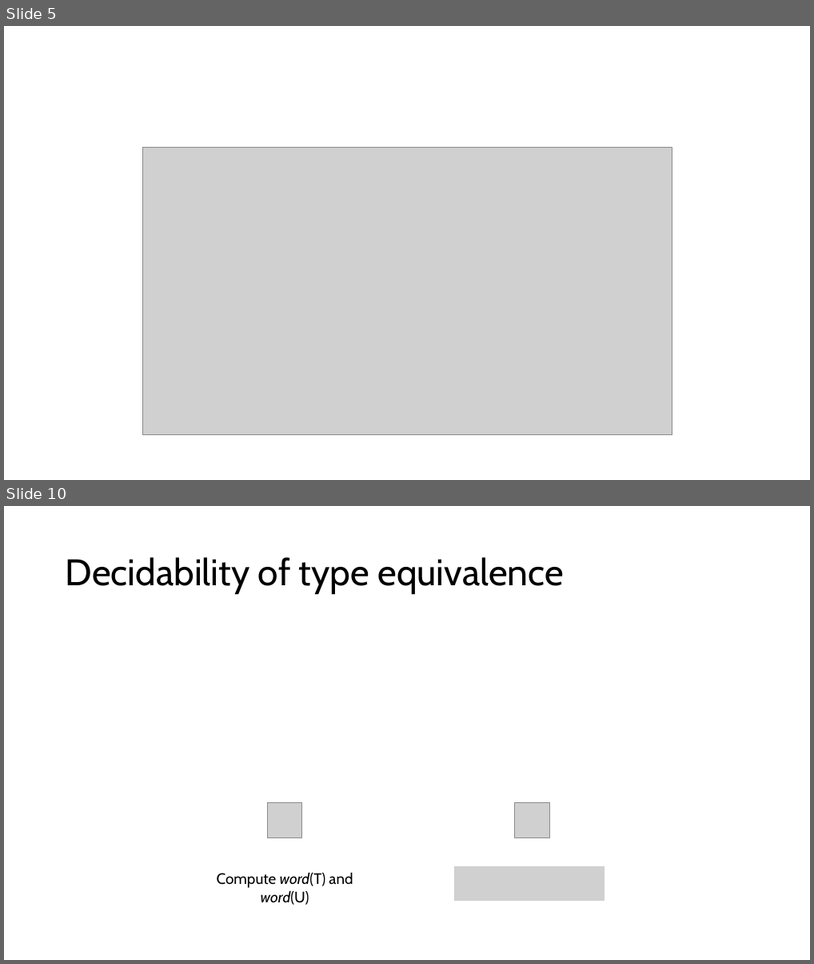
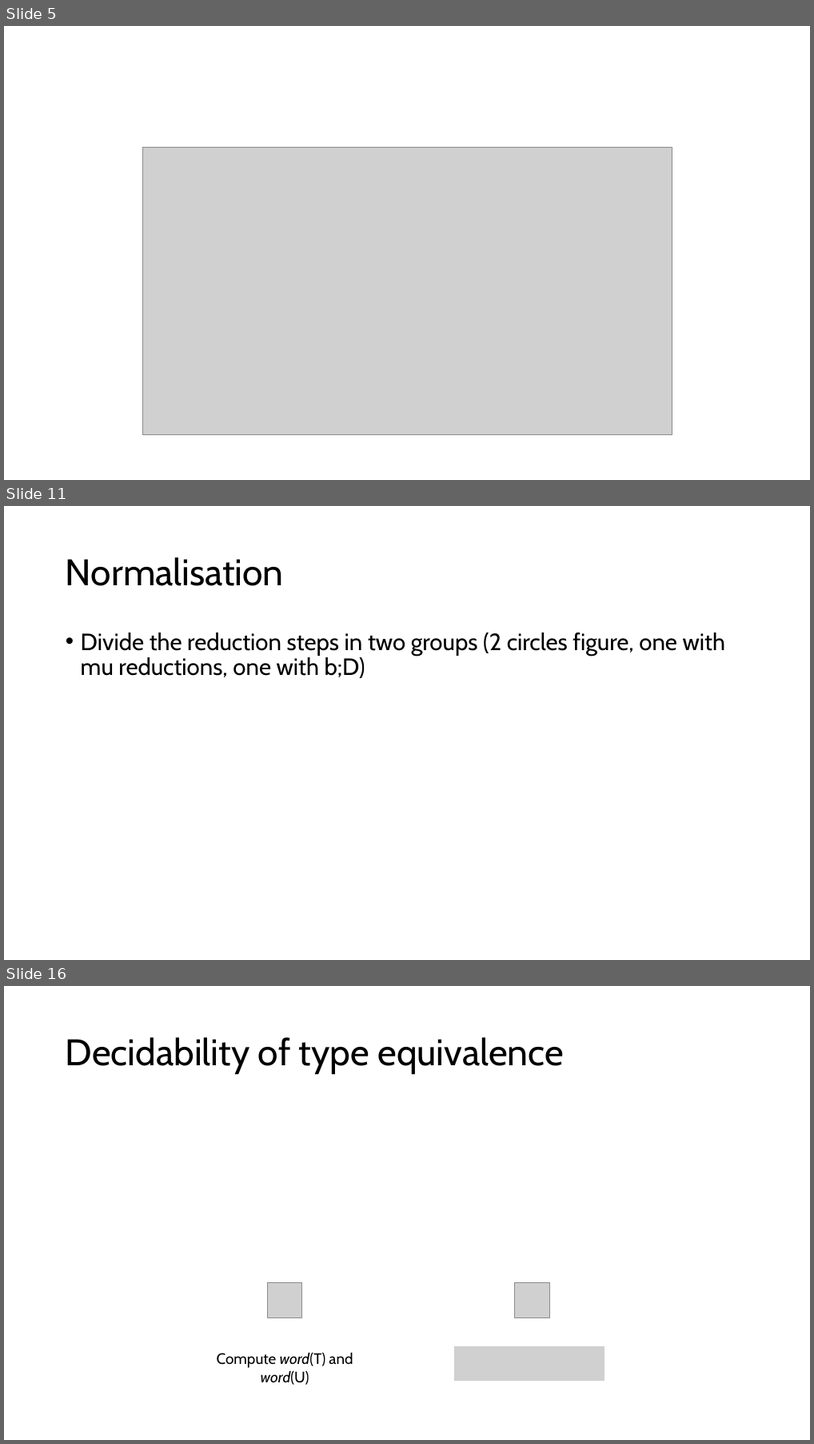
Before and after one commit to inesgarciaslopes/type-operators, a slide deck: latex/Inforum/slides/presentation.pptx. Shown one above the other, each under a label of ours: slides 5 and 10 before the commit, slides 5, 11 and 16 after it; the slides between them are not shown. The pictures are 814x964 and 814x1444 pixels, drawn with LibreOffice and Linux fonts; fonts in the diff are those of the drawing; grey boxes stand for pictures. Boxes give left, top, right and bottom in pixels: in the first picture for what was removed or moved away, otherwise in the second. Text is boxed around its words. In the diff, an @@ line names an element or a change of style, - is before the commit and + after.

```diff
--- a/latex/Inforum/slides/presentation.pptx
+++ b/latex/Inforum/slides/presentation.pptx
@@ slide 11 added at (x1=4, y1=506, x2=810, y2=960), background #FFFFFF @@
@@ title added at (x1=66, y1=557, x2=284, y2=586), 44 pt, text #000000 @@
+Normalisation
@@ text added at (x1=81, y1=632, x2=726, y2=678), 28 pt, text #000000 @@
+• Divide the reduction steps in two groups (2 circles figure, one with mu reductions, one with b;D)
@@ what was slide 10 is now slide 16 @@
```
Also in this commit, not shown: 3 slides changed, 8 other slides added, 3 slides removed.
